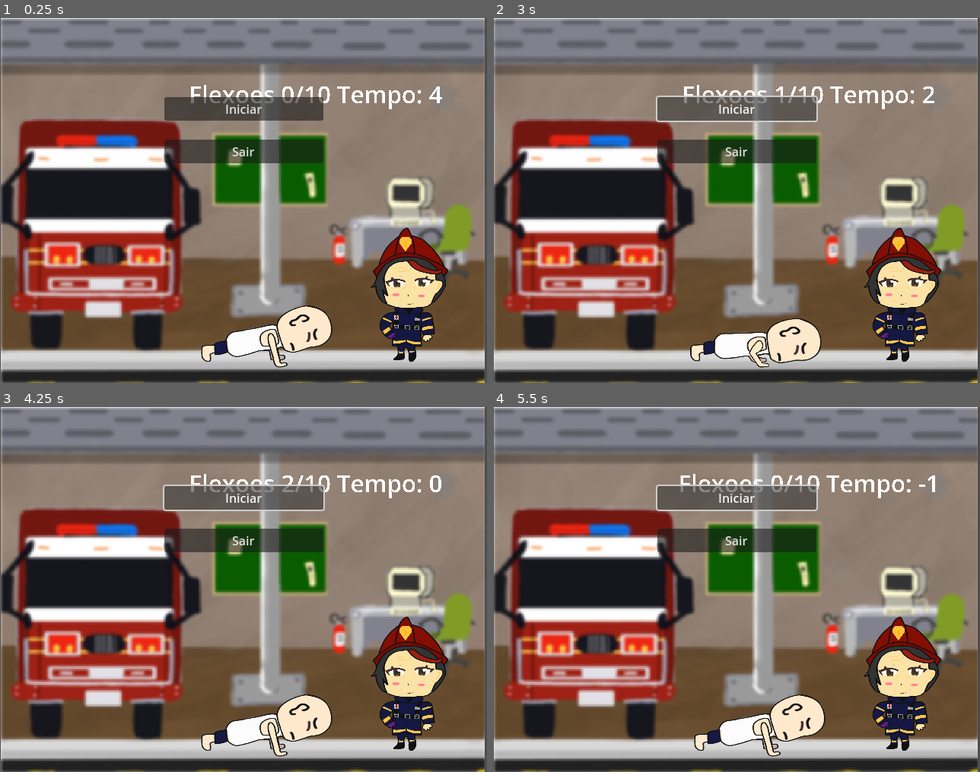
Above: before the commit, frames 1-4 (two rows, left to right).
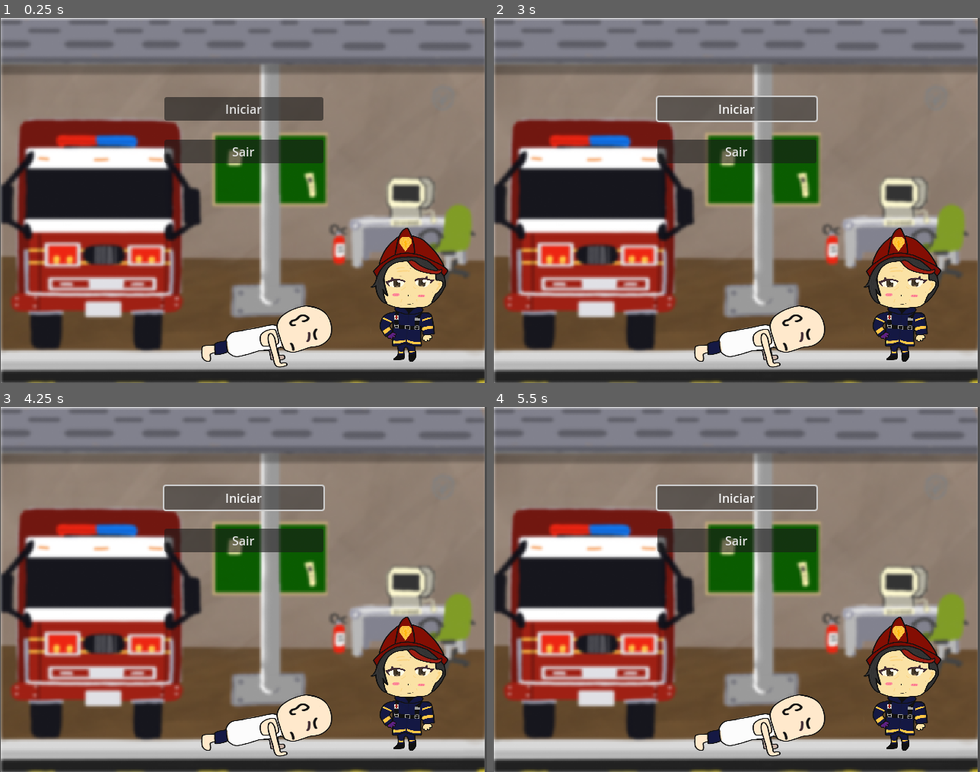
Above: after the commit, the same moments.

Repository: Thaymoz/Godot-iniciando
Game: Godot game, scene res://main.tscn
Two runs of this game, one before a commit and one after it. Both use one fixed random seed, a clock stepped at 60 frames per second and the inputs below. This scene is started directly instead of the project's main scene.
Inputs (mouse positions are in pixels of both pictures, inside the frame that each line leads up to):
- Up to frame 1 (0.25 s): no input
- Up to frame 2 (3 s): click (736, 109) at 0.5 s, where only the run before the commit has a clickable "Iniciar"; click (736, 109) at 1.25 s, where only the run before the commit has a clickable "Iniciar"; click (736, 109) at 2 s, where only the run before the commit has a clickable "Iniciar"; tap Enter at 2.75 s; hold Space (space) from 2.78 s (still down)
- Up to frame 3 (4.25 s): release Space (space) at 3.53 s; tap Space (space) at 3.6 s
- Up to frame 4 (5.5 s): hold Space (space) 4.28-5.03 s; tap Enter at 5 s; tap Space (space) at 5.1 s

The runs differ from the first frame. In frame 1, 0.8% of the frame differs, in the area x 39-91%, y 18-25%; in frame 2, 2.5%, in the area x 39-91%, y 18-96%; in frame 3, 0.7%; in frame 4, 0.7%.

Commit message:
foi o quie deu

Diff:
--- a/main.tscn
+++ b/main.tscn
@@ -1,10 +1,11 @@
-[gd_scene load_steps=8 format=3 uid="uid://dx0w1x7psayp1"]
+[gd_scene load_steps=9 format=3 uid="uid://dx0w1x7psayp1"]
 
 [ext_resource type="Script" path="res://scrpits/main.gd" id="1_2qiwr"]
 [ext_resource type="Texture2D" uid="uid://yu65rq7w5hmd" path="res://Desenhos/Screenshot_3.png" id="2_fkq25"]
 [ext_resource type="Texture2D" uid="uid://bttab1m02pdth" path="res://Desenhos/Fundo.png" id="2_irt20"]
 [ext_resource type="PackedScene" uid="uid://dsa01mosr7pui" path="res://Prefarbs/bombeira.tscn" id="3_826bt"]
 [ext_resource type="PackedScene" uid="uid://d04o53hcukmgd" path="res://Prefarbs/rogerio.tscn" id="4_lal8a"]
+[ext_resource type="Script" path="res://new_script2.gd" id="6_egtr2"]
 [ext_resource type="Script" path="res://menu.gd" id="6_o8gvy"]
 
 [sub_resource type="LabelSettings" id="LabelSettings_5xia6"]
@@ -52,6 +53,7 @@
 anchors_preset = 0
 offset_right = 640.0
 offset_bottom = 484.0
+script = ExtResource("6_egtr2")
 
 [node name="VBoxContainer" type="VBoxContainer" parent="Control"]
 layout_mode = 1
@@ -71,9 +73,10 @@
 [node name="Button" type="Button" parent="Control/VBoxContainer"]
 layout_mode = 2
 text = "Iniciar"
-script = ExtResource("6_o8gvy")
 
 [node name="Button2" type="Button" parent="Control/VBoxContainer"]
 layout_mode = 2
 text = "Sair"
 script = ExtResource("6_o8gvy")
+
+[connection signal="pressed" from="Control/VBoxContainer/Button" to="Control" method="_on_button_pressed"]
--- /dev/null
+++ b/new_script2.gd
@@ -0,0 +1,15 @@
+extends Control
+
+# Ao iniciar a cena, pausar o jogo
+func _ready():
+	get_tree().paused = true  # Pausa o jogo no início
+	print("Jogo pausado, aguardando o jogador clicar em 'Start Game'")
+
+func _on_Start_Game_pressed() -> void:
+	print("apertou!")
+	$VBoxContainer/Button.hide()  # Oculta o botão "Start Game"
+	start_game()  # Chama a função para iniciar o jogo
+# Função que inicia o jogo (despausa e executa a lógica)
+func start_game():
+	get_tree().paused = false  # Despausa o jogo
+	print("Jogo iniciado!")  # Aqui, você coloca a lógica para iniciar o jogo
--- a/scrpits/main.gd
+++ b/scrpits/main.gd
@@ -2,11 +2,11 @@
 
 
 func _on_button_pressed() -> void:
-	pass # Replace with function body.
+	_on_Start_Game_pressed()
 func _on_Start_Game_pressed():
 	$VBoxContainer/Button.hide()
 
 func _on_button_2_pressed() -> void:
-	pass # Replace with function body.
+	_on_Quit_pressed()
 func _on_Quit_pressed():
 	get_tree().quit()
Not shown, changed: Desenhos/Exercício .png.import
